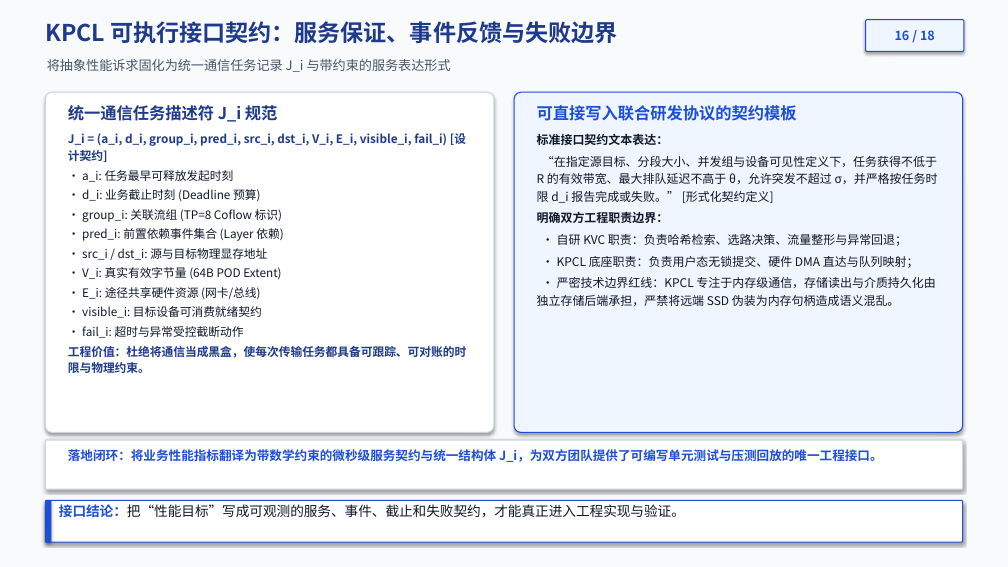
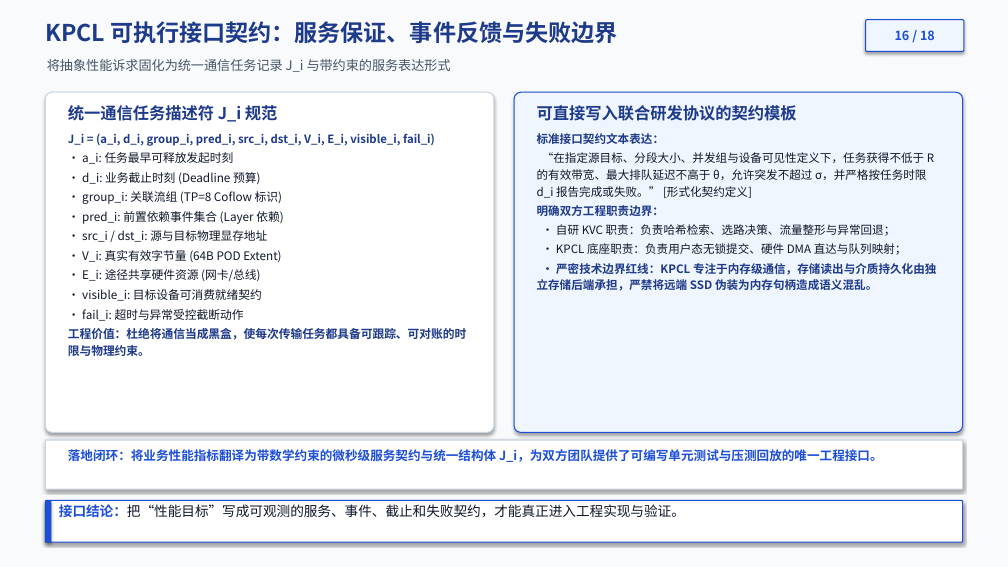
Before and after one commit to stonetree/reports, a slide deck: slide 16 of kvcache/unified_kv_memory/立项汇报PPTX/推理性能理论论证_20260907_Luna/统一异构KVCache存储池_推理性能理论论证_KPCL_20260908_v3_文风修订_预审版.pptx. Drawn at 1008x567 pixels with LibreOffice and Linux fonts; fonts in the diff are those of the drawing. Boxes give left, top, right and bottom in pixels: in the first picture for what was removed or moved away, otherwise in the second. Text is boxed around its words. In the diff, an @@ line names an element or a change of style, - is before the commit and + after.

```diff
--- a/kvcache/unified_kv_memory/立项汇报PPTX/推理性能理论论证_20260907_Luna/统一异构KVCache存储池_推理性能理论论证_KPCL_20260908_v3_文风修订_预审版.pptx
+++ b/kvcache/unified_kv_memory/立项汇报PPTX/推理性能理论论证_20260907_Luna/统一异构KVCache存储池_推理性能理论论证_KPCL_20260908_v3_文风修订_预审版.pptx
@@ text "可直接写入联合研发协议的契约模板" at [537, 105, 936, 291]: text colour #1D4ED8 to #1E3A8A in "可直接写入联合研发协议的契约模板"; size 11.4 to 11 pt; text colour #0F172A to #1E3A8A in "标准接口契约文本表达：", "明确双方工程职责边界：", "• 严密技术边界红线：KPCL 专注于内存级通信，存储读出与介质持久化由独立存储后端承担，严禁将远端 SSD 伪装为内存 ..."; bold on in "• 严密技术边界红线：KPCL 专注于内存级通信，存储读出与介质持久化由独立存储后端承担，严禁将远端 SSD 伪装为内存 ..."; line spacing 1.22 to 1.2; less space between paragraphs @@
@@ text at [68, 134, 435, 146]: text changed; size 11.2 to 10.8 pt @@
-J_i = (a_i, d_i, group_i, pred_i, src_i, dst_i, V_i, E_i, visible_i, fail_i) [设计契约]
+J_i = (a_i, d_i, group_i, pred_i, src_i, dst_i, V_i, E_i, visible_i, fail_i)
```
Also in this commit, not shown: 11 other slides changed, 1 other file.
